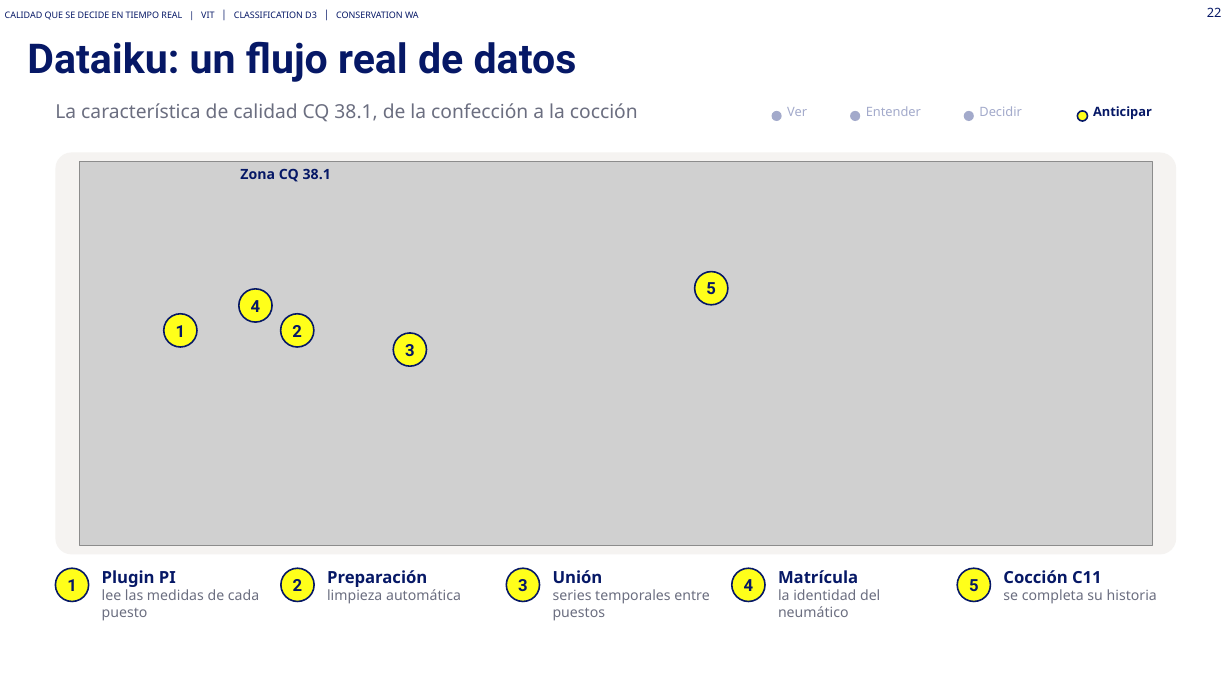
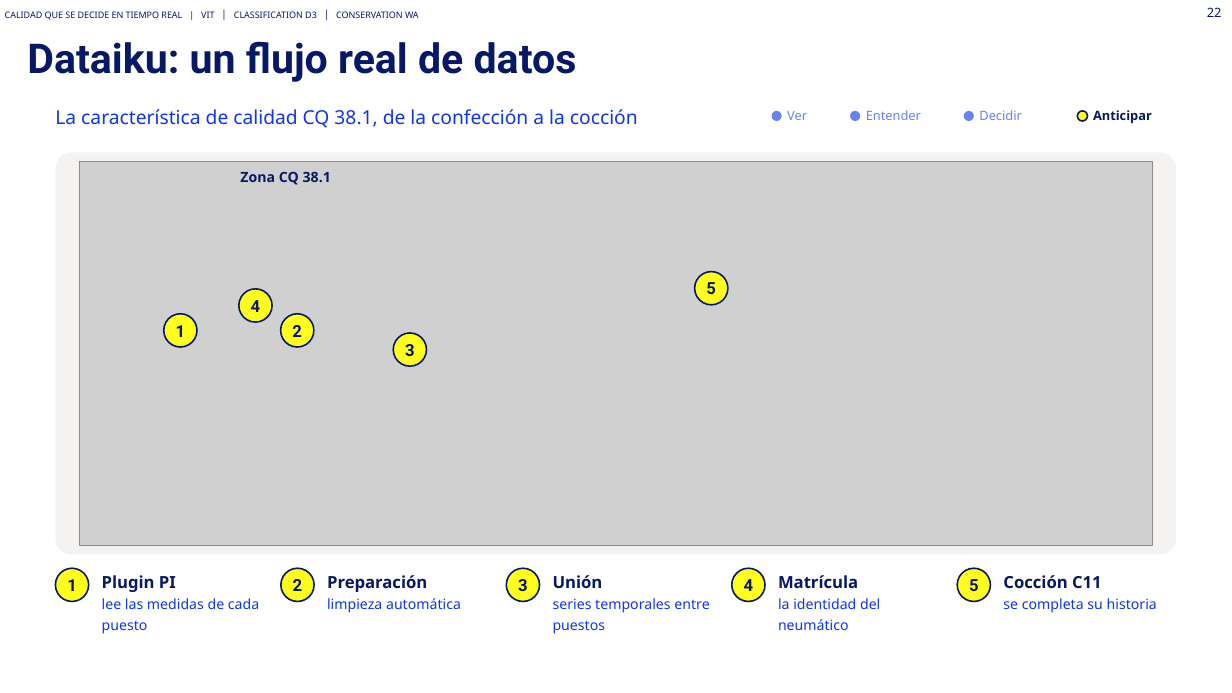
Before and after one commit to Asierenux/blank-app, a slide deck: slide 22 of presentaciones/Michelin_Hyundai_Fabricacion_Digital_ES_plantilla2026.pptx. Drawn at 1232x693 pixels with LibreOffice and Linux fonts; fonts in the diff are those of the drawing; grey boxes stand for pictures. Boxes give left, top, right and bottom in pixels: in the first picture for what was removed or moved away, otherwise in the second. Text is boxed around its words. In the diff, an @@ line names an element or a change of style, - is before the commit and + after.

```diff
--- a/presentaciones/Michelin_Hyundai_Fabricacion_Digital_ES_plantilla2026.pptx
+++ b/presentaciones/Michelin_Hyundai_Fabricacion_Digital_ES_plantilla2026.pptx
@@ text "La característica de calidad CQ ..." at bbox=[55, 109, 638, 128]: text colour #6B6E80 to #0E37EB; line spacing 1 to 22pt @@
@@ fill #A3AACB to #6782F6 in 3 elements at bbox=[772, 111, 782, 121], bbox=[850, 111, 860, 121], bbox=[964, 111, 974, 121] @@
@@ text colour #A3AACB to #6782F6; line spacing 1 to 15pt in 3 elements at bbox=[787, 111, 807, 120], bbox=[866, 110, 921, 120], bbox=[979, 110, 1021, 120] @@
@@ text "Anticipar" at bbox=[1093, 110, 1152, 123]: line spacing 1 to 15pt @@
@@ text "Zona CQ 38.1" at bbox=[240, 172, 331, 185]: line spacing 1 to 16pt @@
@@ text "Plugin PI" at bbox=[102, 575, 259, 634]: text colour #6B6E80 to #0E37EB in "lee las medidas de cada puesto"; line spacing 1 to 20pt; line spacing 1 to 16pt @@
@@ text "Preparación" at bbox=[327, 575, 461, 613]: text colour #6B6E80 to #0E37EB in "limpieza automática"; line spacing 1 to 20pt; line spacing 1 to 16pt @@
@@ text "Unión" at bbox=[553, 575, 709, 634]: text colour #6B6E80 to #0E37EB in "series temporales entre puestos"; line spacing 1 to 20pt; line spacing 1 to 16pt @@
@@ text "Matrícula" at bbox=[778, 575, 880, 630]: text colour #6B6E80 to #0E37EB in "la identidad del neumático"; line spacing 1 to 20pt; line spacing 1 to 16pt @@
@@ text "Cocción C11" at bbox=[1003, 575, 1157, 613]: text colour #6B6E80 to #0E37EB in "se completa su historia"; line spacing 1 to 20pt; line spacing 1 to 16pt @@
```
Also in this commit, not shown: 20 other slides changed, 1 other file.
